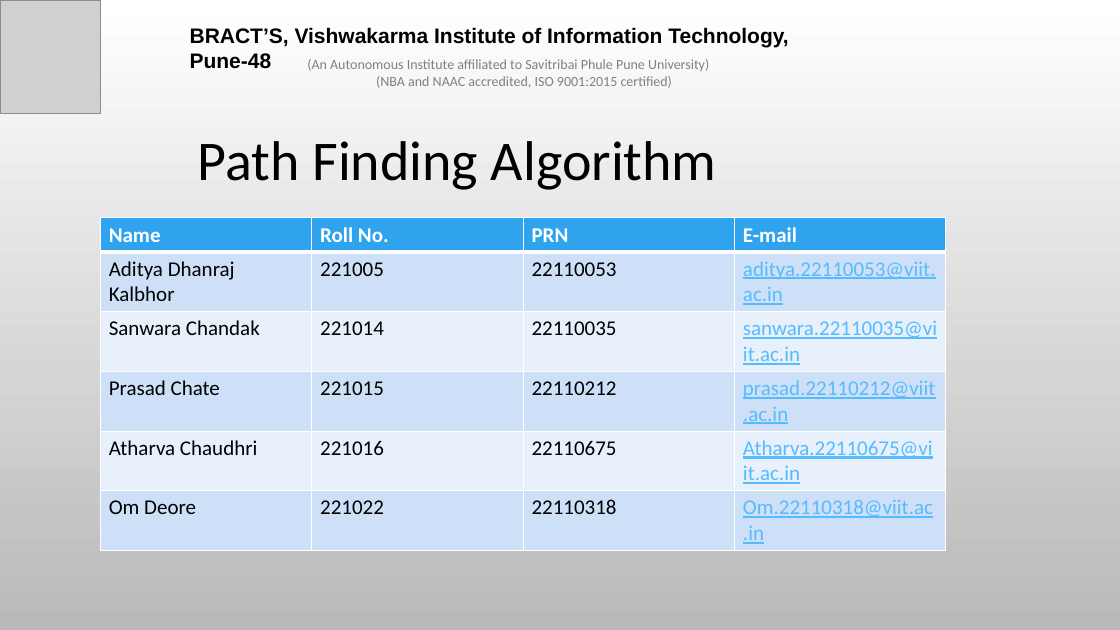
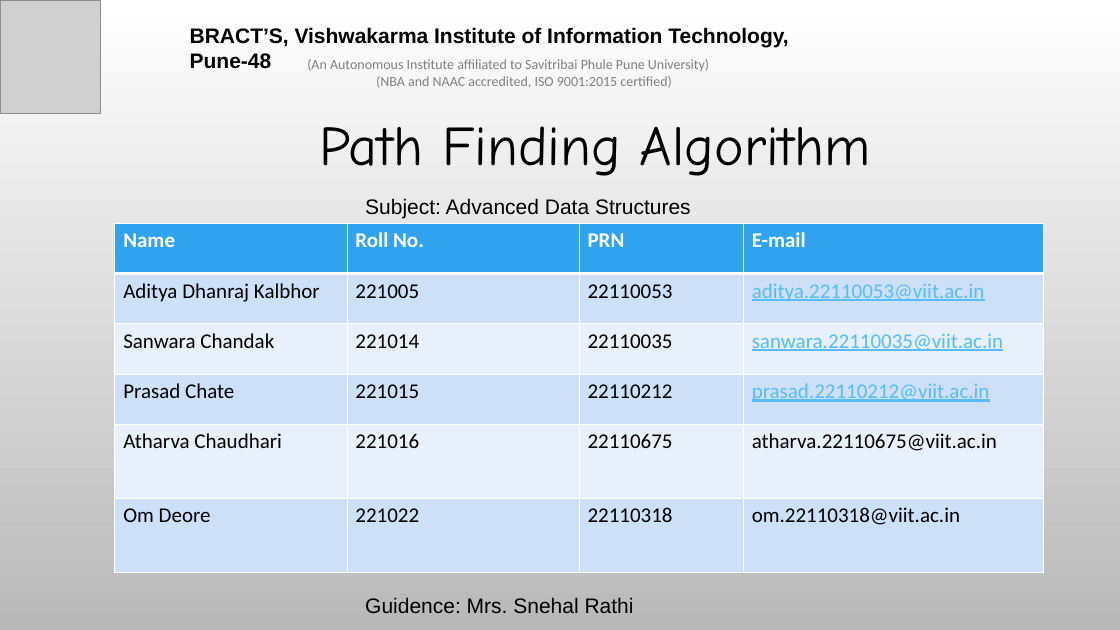
Before and after one commit to om101deore/ADS-project, a slide deck: slide 1 of ADS PPT.pptx. Drawn at 1120x630 pixels with LibreOffice and Linux fonts; fonts in the diff are those of the drawing; grey boxes stand for pictures; background and template pictures are left out. Boxes give left, top, right and bottom in pixels: in the first picture for what was removed or moved away, otherwise in the second. Text is boxed around its words. In the diff, an @@ line names an element or a change of style, - is before the commit and + after.

Commit message:
ppt changes

```diff
--- a/ADS PPT.pptx
+++ b/ADS PPT.pptx
@@ text "Path Finding Algorithm": place and size @@
-text "Path Finding Algorithm" at <box>198,141,717,190</box>
+text "Path Finding Algorithm" at <box>320,126,871,176</box>
@@ text "Path Finding Algorithm" at <box>320,126,871,176</box>: font Calibri to Comic Neue; alignment left to centre @@
@@ text added at <box>365,198,691,218</box>, 18 pt, text #000000 @@
+Subject: Advanced Data Structures
@@ table at <box>115,223,1044,573</box> @@
-row 5, column 1: Atharva Chaudhri
+row 5, column 1: Atharva Chaudhari
-row 5, column 4: Atharva.22110675@viit.ac.in
+row 5, column 4: atharva.22110675@viit.ac.in
-row 6, column 4: Om.22110318@viit.ac.in
+row 6, column 4: om.22110318@viit.ac.in
@@ fill #E8F0FC to #E7F0FB in 8 cells @@
@@ borders changed @@
@@ table: place and size @@
-table at <box>101,218,948,548</box>
+table at <box>115,223,1044,573</box>
@@ text added at <box>365,598,634,613</box>, 18 pt, text #000000 @@
+Guidence: Mrs. Snehal Rathi
```
Also in this commit, not shown: 6 other slides changed, 2 slides added, 3 slides removed.
